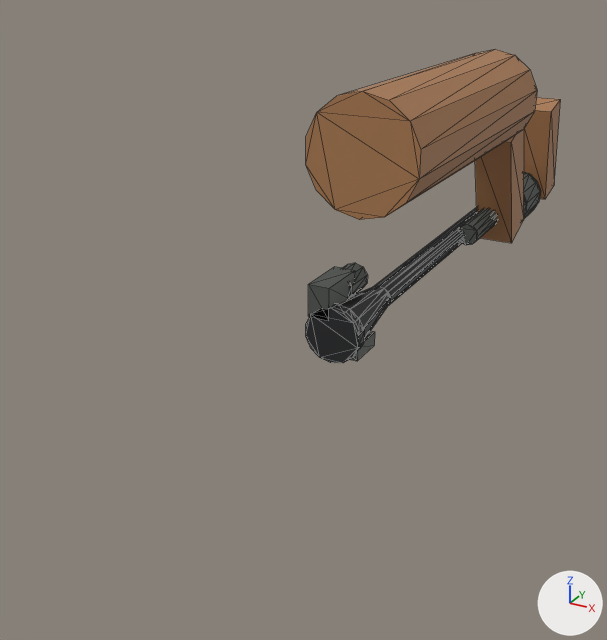
Two versions of the glTF model assets/models/war/rpg.glb, one commit apart.
Both versions are drawn from a camera (50 mm lens) standing at (0.422, -0.402, 0.448) and looking at (-0.102, 0.552, -0.029). The axes (+X, +Y, +Z) are drawn at lower right. The lights are the same throughout. The first picture is the older version. Mesh edges are drawn as thin lines. Where no turn or scale is listed for an object, it has been applied to the vertices. Vertices at exactly the same position are counted once.

Names of what the first picture shows: 'rpg'.
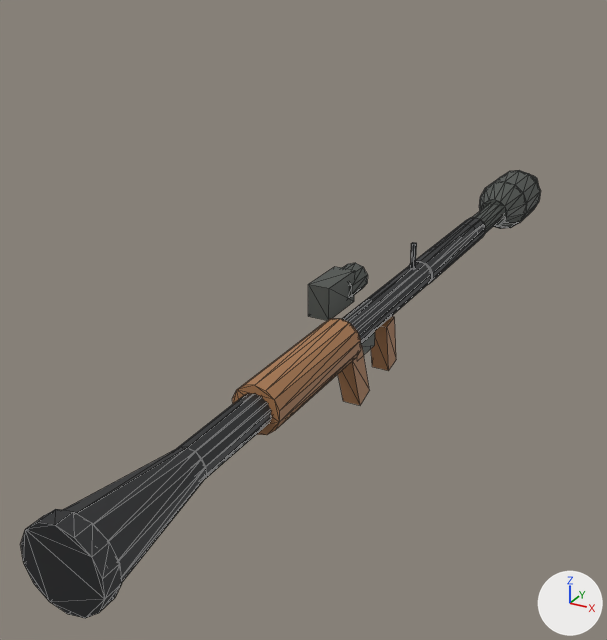
Where the newer file only moved an object's origin or applied its transform, the numbers keep the older frame.

Pixel boxes [x1, y1, x2, y2] of what changed, in the pictures (607 x 640 px; the box of a moved part takes in the faces that stretch with it):
'rpg', reshaped (104% wider, 43% taller)
    before: [306, 50, 561, 363]
    after: [20, 170, 540, 618]
part 1 of me_cylinder_002, moved or reshaped
    before: [306, 50, 537, 220]
    after: [232, 319, 361, 435]
part 2 of me_cylinder_002, moved or reshaped
    before: [475, 130, 524, 243]
    after: [338, 345, 369, 406]
part 3 of me_cylinder_002, moved or reshaped
    before: [524, 97, 561, 199]
    after: [371, 316, 396, 371]
part 4 of me_cylinder_002, moved or reshaped
    before: [373, 207, 478, 306]
    after: [178, 262, 432, 481]
part 5 of me_cylinder_002, moved or reshaped
    before: [340, 286, 390, 338]
    after: [63, 447, 206, 582]
part 6 of me_cylinder_002, moved or reshaped
    before: [306, 304, 364, 363]
    after: [20, 509, 122, 618]
part 7 of me_cylinder_002, moved or reshaped (not visible before)
    after: [416, 217, 486, 285]
part 8 of me_cylinder_002, moved or reshaped (not visible before)
    after: [410, 242, 417, 269]

Patch to the scene script:
```diff
--- a/assets/models/war/rpg.glb.py
+++ b/assets/models/war/rpg.glb.py
@@ me_cylinder_002 @@
 # used by ob_rpg; location = (-0.061, 1.385, -0.047)
-me_cylinder_002.from_pydata(...)  # 294 vertices, 556 faces; spans x 0.0..0.146, y -0.903..0.0, z 0.0..0.35
+me_cylinder_002.from_pydata(...)  # 294 vertices, 556 faces; spans x 0.0..0.107, y -1.415..0.0, z -0.063..0.105
+# me_cylinder_002 part 1: the loose piece of 28 vertices spanning x 0.0..0.146, y -0.903..-0.403, z 0.2..0.35 is scaled about its middle by 0.4, then moved by (-0.012, -0.372, -0.228)
+# me_cylinder_002 part 2: the loose piece of 8 vertices spanning x 0.041..0.106, y -0.374..-0.231, z 0.0..0.225 is scaled about its middle by 0.4, then moved by (-0.012, -0.582, -0.131)
+# me_cylinder_002 part 3: the loose piece of 8 vertices spanning x 0.041..0.106, y -0.106..0.0, z 0.026..0.224 is scaled about its middle by 0.4, then moved by (-0.012, -0.732, -0.138)
+# me_cylinder_002 part 4: the loose piece of 28 vertices spanning x 0.021..0.055, y -0.779..-0.23, z 0.021..0.057 is scaled about its middle by 1.13, then moved by (0.023, -0.461, 0.008)
+# me_cylinder_002 part 5: the loose piece of 28 vertices spanning x 0.002..0.074, y -0.894..-0.752, z 0.002..0.076 is scaled about its middle by 1.13, then moved by (0.023, -0.502, 0.008)
+# me_cylinder_002 part 6: the loose piece of 28 vertices spanning x 0.0..0.076, y -0.903..-0.885, z 0.0..0.078 is scaled about its middle by 1.13, then moved by (0.023, -0.511, 0.008)
+# me_cylinder_002 part 7: the loose piece of 28 vertices spanning x 0.02..0.056, y -0.23..0.0, z 0.02..0.058 is scaled about its middle by 1.13, then moved by (0.023, -0.41, 0.008)
+# me_cylinder_002 part 8: the loose piece of 8 vertices spanning x 0.035..0.041, y -0.259..-0.254, z 0.055..0.09 is scaled about its middle by (1.14, 1.14, 1.13), then moved by (0.023, -0.428, 0.012)
 me_cylinder_002.materials.append(mat_wood)
```
